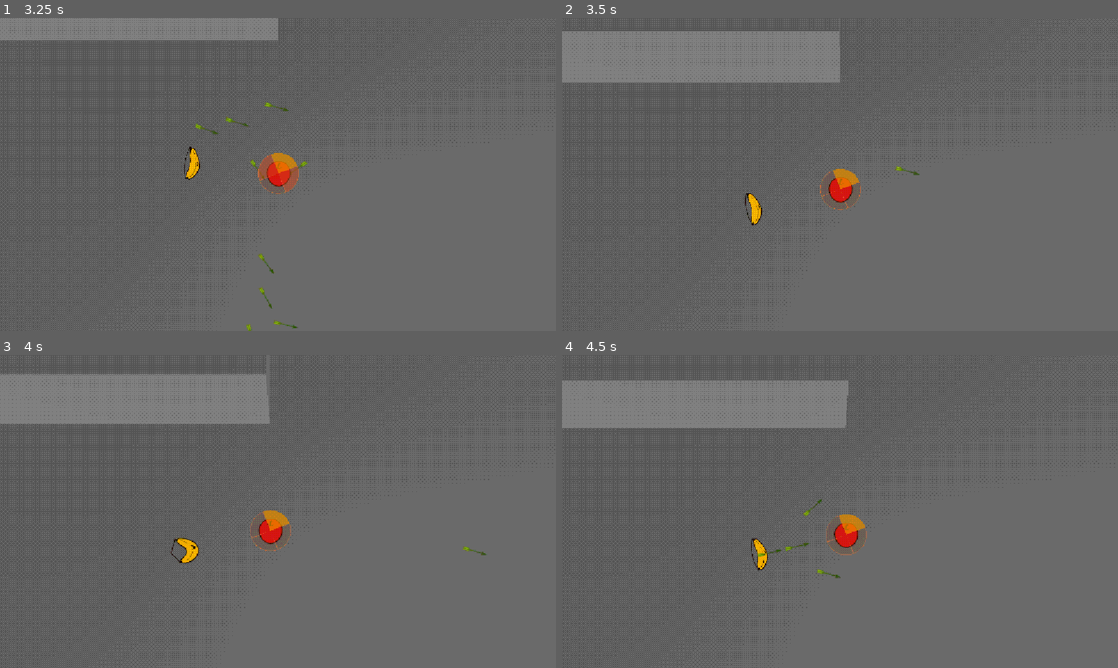
Above: before the commit, frames 1-4 (two rows, left to right).
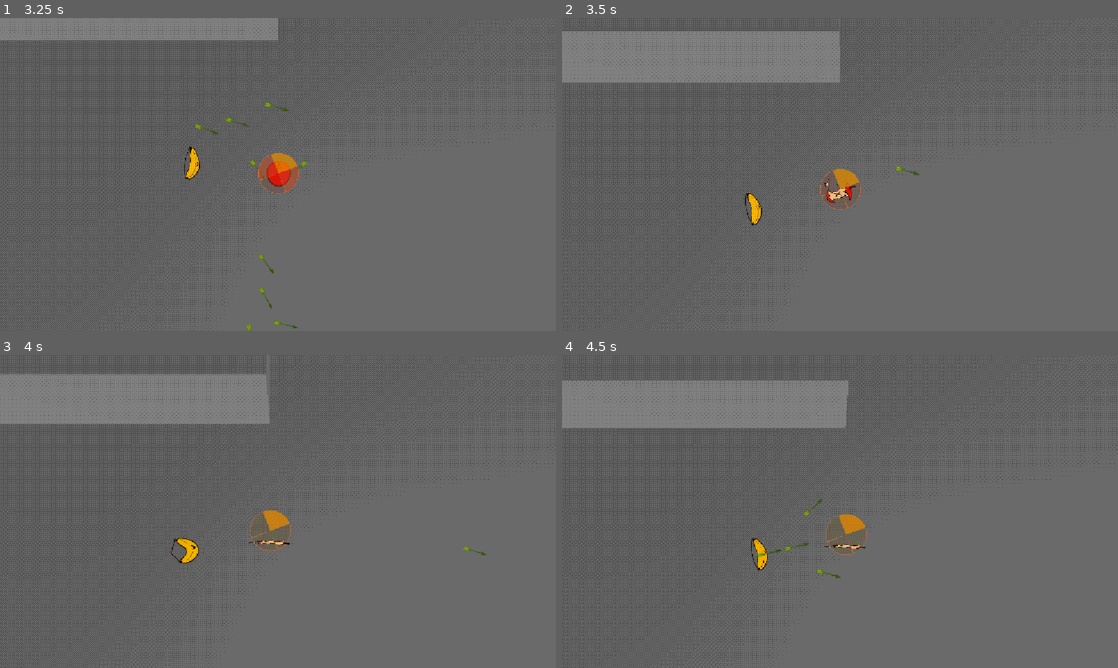
Above: after the commit, the same moments.

Repository: CasualShrub/arrow-head
Game: Godot game, scene res://scenes/levels/encounter.tscn
Two runs of this game, one before a commit and one after it. Both use one fixed random seed, a clock stepped at 60 frames per second and the inputs below. The engine's default icon, where the game draws it, is replaced by a stand-in: a white triangle on a blue panel in a dark square.
Inputs (mouse positions are in pixels of both pictures, inside the frame that each line leads up to):
- Up to frame 1 (3.25 s): tap Enter at 0.5 s; move the mouse to (400, 158) at 0.52 s; hold D (move_right) 0.53-1.28 s; hold Space (fire) 0.53-1.28 s; click (400, 158) at 0.67 s; move the mouse to (166, 190) at 1.27 s; hold S (move_down) 1.28-2.03 s; tap R at 1.35, 2.85 s; move the mouse to (333, 105) at 2.02 s; hold D (move_right) 2.03-2.78 s; hold Space (fire) 2.03-2.78 s; move the mouse to (250, 237) at 2.77 s; hold W (move_up) from 2.78 s (still down); click (250, 237) at 2.92 s
- Up to frame 2 (3.5 s): keep holding W (move_up)
- Up to frame 3 (4 s): move the mouse to (444, 558) at 3.52 s; release W (move_up) at 3.53 s; hold A (move_left) from 3.53 s (still down); hold Space (fire) from 3.53 s (still down)
- Up to frame 4 (4.5 s): keep holding A (move_left); move the mouse to (673, 464) at 4.27 s; release Space (fire) at 4.28 s; tap R at 4.35 s

Frame 1 is identical in both runs. In frame 2, 0.3% of the frame differs, in the area x 47-53%, y 51-60%; in frame 3, 0.3%, in the area x 44-53%, y 52-61%; in frame 4, 0.3%.

Commit message:
Implement death animation

Diff:
--- a/scenes/player.tscn
+++ b/scenes/player.tscn
@@ -23,6 +23,10 @@
 [ext_resource type="Texture2D" uid="uid://76emaaqy1ias" path="res://art/player/angry_eyes_southeast.png" id="21_ase"]
 [ext_resource type="Texture2D" uid="uid://ejjxk7l42fus" path="res://art/player/angry_eyes_southwest.png" id="22_asw"]
 [ext_resource type="Texture2D" uid="uid://eva13j6ywpyo" path="res://art/player/angry_eyes_west.png" id="23_aw"]
+[ext_resource type="Texture2D" uid="uid://bha24g2kfaosi" path="res://art/player/a_death_frame1.png" id="24_d1"]
+[ext_resource type="Texture2D" uid="uid://c34v8ic3dj3rx" path="res://art/player/a_death_frame2.png" id="25_d2"]
+[ext_resource type="Texture2D" uid="uid://delgixt2v1gld" path="res://art/player/a_death_frame3.png" id="26_d3"]
+[ext_resource type="Texture2D" uid="uid://cqi4h8rglp31u" path="res://art/player/a_death_frame4.png" id="27_d4"]
 
 [sub_resource type="SphereShape3D" id="SphereShape3D_tuyoq"]
 radius = 0.4
@@ -68,6 +72,10 @@
 eyes_hit_southeast = ExtResource("16_hse")
 eyes_hit_southwest = ExtResource("17_hsw")
 eyes_hit_west = ExtResource("18_hw")
+death_frame1 = ExtResource("24_d1")
+death_frame2 = ExtResource("25_d2")
+death_frame3 = ExtResource("26_d3")
+death_frame4 = ExtResource("27_d4")
 
 [node name="Collider" type="CollisionShape3D" parent="." unique_id=1401584448]
 unique_name_in_owner = true
--- a/scripts/player.gd
+++ b/scripts/player.gd
@@ -87,6 +87,13 @@
 @export var burn_drift_speed := 240.0
 @export var burn_redrift := 0.14  # avg time between random drift-direction changes (lurching)
 
+@export_group("death")
+@export var death_frame1: Texture2D
+@export var death_frame2: Texture2D
+@export var death_frame3: Texture2D
+@export var death_frame4: Texture2D
+@export var death_fps := 8.0
+
 signal hit(arrow: Arrow, sector: int)
 signal fired(arrow: Arrow)
 signal ammo_changed(count: int)
@@ -181,7 +188,7 @@
 		_eyes.texture = tex
 
 func _update_eyes() -> void:
-	if not _eyes or _eyes_hit_showing:
+	if not _eyes or _eyes_hit_showing or _dead:
 		return
 	var n := embedded_count()
 	var bucket := _dir_bucket(_move_dir)
@@ -194,7 +201,7 @@
 		_apply_eye(_normal_eye(bucket))
 
 func _flash_eyes_hit() -> void:
-	if not _eyes:
+	if not _eyes or _dead:
 		return
 	_eyes_hit_showing = true
 	_apply_eye(_hit_eye(_dir_bucket(_move_dir)))
@@ -365,6 +372,17 @@
 	sectors.clear_stored()
 	SoundManager.play("apple_death")
 	died.emit()
+	_play_death()
+
+func _play_death() -> void:
+	if _eyes:
+		_eyes.visible = false
+	var frames := [death_frame1, death_frame2, death_frame3, death_frame4]
+	var step := 1.0 / maxf(death_fps, 0.01)
+	for f in frames:
+		if f:
+			_sprite.texture = f
+		await get_tree().create_timer(step).timeout
 
 func _on_sectors_changed() -> void:
 	if sectors.full():
